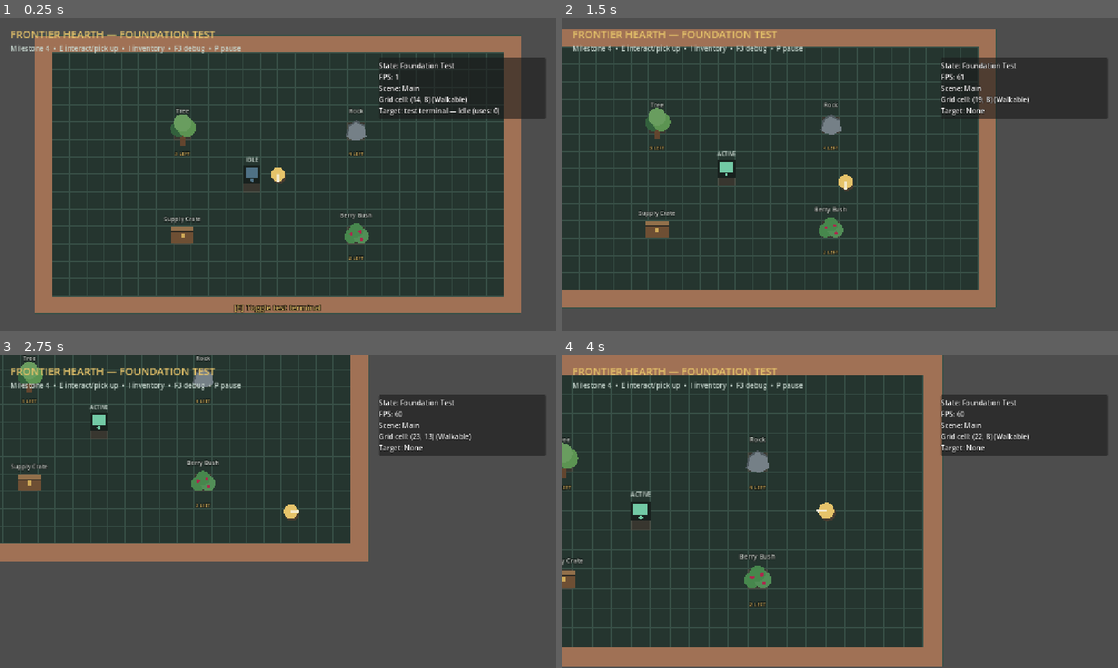
Above: before the commit, frames 1-4 (two rows, left to right).
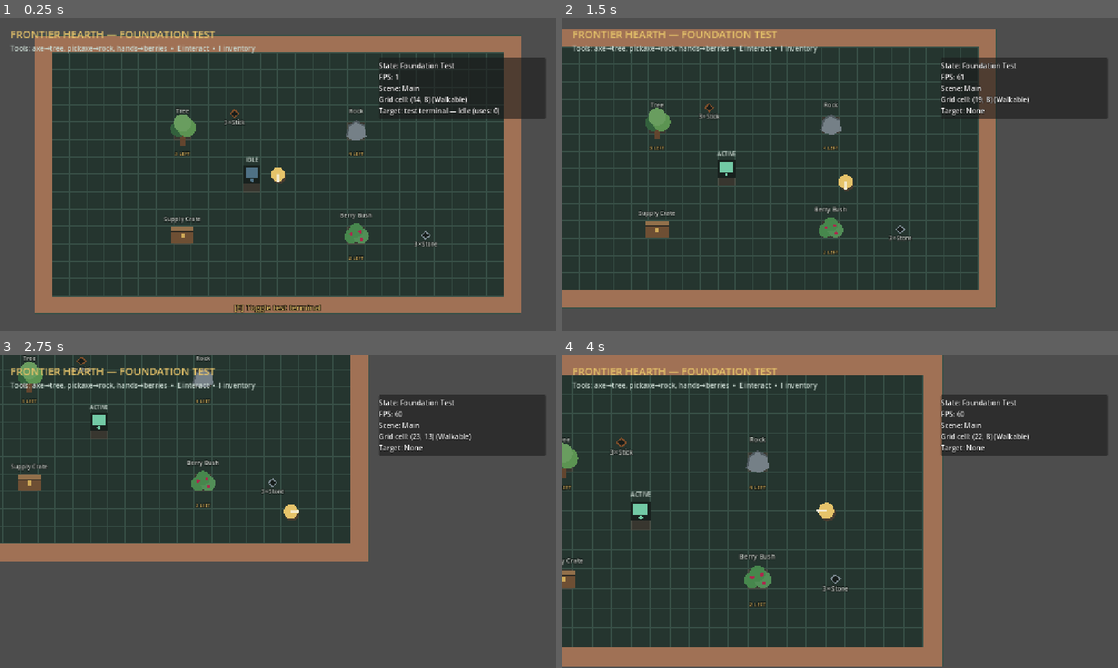
Above: after the commit, the same moments.

Repository: Chaunsy19/Top-Down-Project
Game: Godot game, scene res://scenes/main.tscn
Same seed, same stepped clock (60 frames per second), same inputs: the game is played once before the commit and once after it.
Inputs (mouse positions are in pixels of both pictures, inside the frame that each line leads up to):
- Up to frame 1 (0.25 s): no input
- Up to frame 2 (1.5 s): tap Enter at 0.5 s; move the mouse to (962, 158) at 0.52 s; hold D (move_right) 0.53-1.28 s; hold E (interact) 0.53-1.28 s; tap C (crafting) at 0.6 s; click (962, 158) at 0.67 s; move the mouse to (728, 190) at 1.27 s; hold S (move_down) from 1.28 s (still down); tap E (interact) at 1.35 s
- Up to frame 3 (2.75 s): tap C (crafting) at 1.55 s; move the mouse to (333, 442) at 2.02 s; release S (move_down) at 2.03 s; hold D (move_right) from 2.03 s (still down); hold E (interact) from 2.03 s (still down); click (333, 442) at 2.1 s
- Up to frame 4 (4 s): move the mouse to (812, 574) at 2.77 s; release D (move_right) at 2.78 s; release E (interact) at 2.78 s; hold W (move_up) 2.78-3.53 s; tap B (building) at 2.85 s; click (812, 574) at 2.92 s; tap C (crafting) at 3.05 s; move the mouse to (1006, 558) at 3.52 s; hold A (move_left) from 3.53 s (still down); hold Mouse wheel up (camera_zoom_in) from 3.53 s (still down); tap E (interact) at 3.8 s

The runs differ from the first frame. In frame 1, 0.5% of the frame differs, in the area x 2-79%, y 8-74%; in frame 2, 0.6%; in frame 3, 0.6%; in frame 4, 0.6%, in the area x 2-52%, y 8-76%.

Commit message:
Add data-driven harvesting tool requirements

Diff:
--- a/data/catalogs/item_catalog.tres
+++ b/data/catalogs/item_catalog.tres
@@ -1,11 +1,13 @@
-[gd_resource type="Resource" script_class="ItemCatalog" load_steps=6 format=3]
+[gd_resource type="Resource" script_class="ItemCatalog" load_steps=8 format=3]
 
 [ext_resource type="Script" path="res://scripts/data/items/item_catalog.gd" id="1_catalog"]
 [ext_resource type="Resource" path="res://data/items/wood.tres" id="2_wood"]
 [ext_resource type="Resource" path="res://data/items/stone.tres" id="3_stone"]
 [ext_resource type="Resource" path="res://data/items/berries.tres" id="4_berries"]
 [ext_resource type="Resource" path="res://data/items/stone_axe.tres" id="5_axe"]
+[ext_resource type="Resource" path="res://data/items/stone_pickaxe.tres" id="6_pickaxe"]
+[ext_resource type="Resource" path="res://data/items/stick.tres" id="7_stick"]
 
 [resource]
 script = ExtResource("1_catalog")
-items = Array[Resource]([ExtResource("2_wood"), ExtResource("3_stone"), ExtResource("4_berries"), ExtResource("5_axe")])
+items = Array[Resource]([ExtResource("2_wood"), ExtResource("3_stone"), ExtResource("4_berries"), ExtResource("5_axe"), ExtResource("6_pickaxe"), ExtResource("7_stick")])
--- /dev/null
+++ b/data/items/stick.tres
@@ -0,0 +1,13 @@
+[gd_resource type="Resource" script_class="ItemDefinition" load_steps=2 format=3]
+
+[ext_resource type="Script" path="res://scripts/data/items/item_definition.gd" id="1_item"]
+
+[resource]
+script = ExtResource("1_item")
+item_id = &"stick"
+display_name = "Stick"
+description = "A fallen branch suitable for basic handles and kindling."
+categories = Array[StringName]([&"material", &"crafting"])
+stack_limit = 50
+weight = 0.2
+world_color = Color(0.49, 0.3, 0.16, 1)
--- a/data/items/stone_axe.tres
+++ b/data/items/stone_axe.tres
@@ -1,6 +1,14 @@
-[gd_resource type="Resource" script_class="ItemDefinition" load_steps=2 format=3]
+[gd_resource type="Resource" script_class="ItemDefinition" load_steps=3 format=3]
 
 [ext_resource type="Script" path="res://scripts/data/items/item_definition.gd" id="1_item"]
+[ext_resource type="Script" path="res://scripts/data/items/tool_profile.gd" id="2_tool"]
+
+[sub_resource type="Resource" id="ToolProfile_axe"]
+script = ExtResource("2_tool")
+capability_tags = Array[StringName]([&"axe"])
+tier = 1
+work_speed_multiplier = 1.0
+maximum_durability = 80
 
 [resource]
 script = ExtResource("1_item")
@@ -11,3 +19,4 @@
 stack_limit = 1
 weight = 2.5
 world_color = Color(0.67, 0.72, 0.68, 1)
+tool_profile = SubResource("ToolProfile_axe")
--- /dev/null
+++ b/data/items/stone_pickaxe.tres
@@ -0,0 +1,22 @@
+[gd_resource type="Resource" script_class="ItemDefinition" load_steps=3 format=3]
+
+[ext_resource type="Script" path="res://scripts/data/items/item_definition.gd" id="1_item"]
+[ext_resource type="Script" path="res://scripts/data/items/tool_profile.gd" id="2_tool"]
+
+[sub_resource type="Resource" id="ToolProfile_pickaxe"]
+script = ExtResource("2_tool")
+capability_tags = Array[StringName]([&"pickaxe"])
+tier = 1
+work_speed_multiplier = 1.0
+maximum_durability = 90
+
+[resource]
+script = ExtResource("1_item")
+item_id = &"stone_pickaxe"
+display_name = "Stone Pickaxe"
+description = "A basic mining pick. Equipping and durability are introduced in Milestone 5."
+categories = Array[StringName]([&"tool"])
+stack_limit = 1
+weight = 2.8
+world_color = Color(0.58, 0.65, 0.65, 1)
+tool_profile = SubResource("ToolProfile_pickaxe")
--- a/data/resource_nodes/rock.tres
+++ b/data/resource_nodes/rock.tres
@@ -18,6 +18,8 @@
 harvest_time_seconds = 1.75
 skill_id = &"mining"
 required_skill_level = 1
+required_tool_tags = Array[StringName]([&"pickaxe"])
+minimum_tool_tier = 1
 experience_reward = 7
 max_harvests = 4
 yields = Array[ExtResource("2_yield")]([SubResource("Yield_stone")])
--- a/data/resource_nodes/tree.tres
+++ b/data/resource_nodes/tree.tres
@@ -18,6 +18,8 @@
 harvest_time_seconds = 1.25
 skill_id = &"forestry"
 required_skill_level = 0
+required_tool_tags = Array[StringName]([&"axe"])
+minimum_tool_tier = 1
 experience_reward = 5
 max_harvests = 3
 yields = Array[ExtResource("2_yield")]([SubResource("Yield_wood")])
--- a/scenes/test/foundation_test.tscn
+++ b/scenes/test/foundation_test.tscn
@@ -8,6 +8,9 @@
 [ext_resource type="Resource" path="res://data/resource_nodes/rock.tres" id="6_rock"]
 [ext_resource type="Resource" path="res://data/resource_nodes/berry_bush.tres" id="7_bush"]
 [ext_resource type="PackedScene" path="res://scenes/world/inventory_container.tscn" id="8_container"]
+[ext_resource type="PackedScene" path="res://scenes/world/world_item_drop.tscn" id="9_drop"]
+[ext_resource type="Resource" path="res://data/items/stick.tres" id="10_stick"]
+[ext_resource type="Resource" path="res://data/items/stone.tres" id="11_stone"]
 
 [sub_resource type="RectangleShape2D" id="RectangleShape2D_horizontal"]
 size = Vector2(896, 32)
@@ -58,3 +61,13 @@
 
 [node name="SupplyCrate" parent="." instance=ExtResource("8_container")]
 position = Vector2(272, 368)
+
+[node name="LooseSticks" parent="." instance=ExtResource("9_drop")]
+position = Vector2(368, 144)
+starting_item_definition = ExtResource("10_stick")
+starting_quantity = 3
+
+[node name="LooseStones" parent="." instance=ExtResource("9_drop")]
+position = Vector2(720, 368)
+starting_item_definition = ExtResource("11_stone")
+starting_quantity = 3
--- a/scenes/world/inventory_container.tscn
+++ b/scenes/world/inventory_container.tscn
@@ -7,6 +7,7 @@
 [ext_resource type="Resource" path="res://data/items/stone.tres" id="5_stone"]
 [ext_resource type="Resource" path="res://data/items/berries.tres" id="6_berries"]
 [ext_resource type="Resource" path="res://data/items/stone_axe.tres" id="7_axe"]
+[ext_resource type="Resource" path="res://data/items/stone_pickaxe.tres" id="8_pickaxe"]
 
 [sub_resource type="RectangleShape2D" id="RectangleShape2D_container"]
 size = Vector2(42, 30)
@@ -31,6 +32,11 @@
 item_definition = ExtResource("7_axe")
 quantity = 1
 
+[sub_resource type="Resource" id="Stack_pickaxe"]
+script = ExtResource("3_stack")
+item_definition = ExtResource("8_pickaxe")
+quantity = 1
+
 [node name="SupplyCrate" type="Area2D"]
 collision_layer = 2
 collision_mask = 0
@@ -50,7 +56,7 @@
 script = ExtResource("2_inventory")
 slot_count = 12
 maximum_weight = 120.0
-starting_stacks = Array[Resource]([SubResource("Stack_wood"), SubResource("Stack_stone"), SubResource("Stack_berries"), SubResource("Stack_axe")])
+starting_stacks = Array[Resource]([SubResource("Stack_wood"), SubResource("Stack_stone"), SubResource("Stack_berries"), SubResource("Stack_axe"), SubResource("Stack_pickaxe")])
 
 [node name="TitleLabel" type="Label" parent="."]
 unique_name_in_owner = true
--- a/scripts/data/items/item_definition.gd
+++ b/scripts/data/items/item_definition.gd
@@ -9,6 +9,7 @@
 @export_range(0.0, 1000.0, 0.01) var weight := 0.1
 @export var world_color := Color.WHITE
 @export var icon: Texture2D
+@export var tool_profile: Resource
 
 
 func has_category(category_id: StringName) -> bool:
@@ -25,4 +26,8 @@
 		errors.append("Item '%s' has no categories." % item_id)
 	if stack_limit < 1:
 		errors.append("Item '%s' has an invalid stack_limit." % item_id)
+	if has_category(&"tool") and tool_profile == null:
+		errors.append("Tool item '%s' is missing a tool profile." % item_id)
+	if tool_profile != null:
+		errors.append_array(tool_profile.validate(item_id))
 	return errors
--- /dev/null
+++ b/scripts/data/items/tool_profile.gd
@@ -0,0 +1,29 @@
+class_name ToolProfile
+extends Resource
+
+@export var capability_tags: Array[StringName] = []
+@export_range(1, 100, 1) var tier := 1
+@export_range(0.1, 20.0, 0.05) var work_speed_multiplier := 1.0
+@export_range(1, 100000, 1) var maximum_durability := 100
+
+
+func satisfies(required_tags: Array[StringName], minimum_tier: int) -> bool:
+	if tier < minimum_tier:
+		return false
+	for required_tag in required_tags:
+		if required_tag not in capability_tags:
+			return false
+	return true
+
+
+func validate(owner_id: StringName) -> PackedStringArray:
+	var errors := PackedStringArray()
+	if capability_tags.is_empty():
+		errors.append("Tool '%s' has no capability tags." % owner_id)
+	if tier < 1:
+		errors.append("Tool '%s' has an invalid tier." % owner_id)
+	if work_speed_multiplier <= 0.0:
+		errors.append("Tool '%s' has an invalid work speed multiplier." % owner_id)
+	if maximum_durability < 1:
+		errors.append("Tool '%s' has invalid maximum durability." % owner_id)
+	return errors
--- a/scripts/data/resource_nodes/resource_node_definition.gd
+++ b/scripts/data/resource_nodes/resource_node_definition.gd
@@ -18,6 +18,8 @@
 @export_range(0.05, 120.0, 0.05) var harvest_time_seconds := 1.0
 @export var skill_id: StringName
 @export_range(0, 100, 1) var required_skill_level := 0
+@export var required_tool_tags: Array[StringName] = []
+@export_range(1, 100, 1) var minimum_tool_tier := 1
 @export_range(0, 10000, 1) var experience_reward := 0
 @export_range(1, 1000, 1) var max_harvests := 1
 @export var yields: Array[HarvestYieldScript] = []
@@ -42,6 +44,8 @@
 		errors.append("Resource node '%s' is missing display_name." % node_id)
 	if yields.is_empty():
 		errors.append("Resource node '%s' has no harvest yields." % node_id)
+	if required_tool_tags.is_empty() and minimum_tool_tier > 1:
+		errors.append("Resource node '%s' sets a tool tier without requiring a tool tag." % node_id)
 	for harvest_yield in yields:
 		if harvest_yield == null:
 			errors.append("Resource node '%s' has an empty yield entry." % node_id)
--- a/scripts/inventory/inventory_component.gd
+++ b/scripts/inventory/inventory_component.gd
@@ -194,5 +194,17 @@
 	return -1
 
 
+func find_compatible_tool(required_tags: Array[StringName], minimum_tier := 1) -> Resource:
+	if required_tags.is_empty():
+		return null
+	for stack in _slots:
+		if stack == null or stack.item_definition == null:
+			continue
+		var tool_profile: Resource = stack.item_definition.tool_profile
+		if tool_profile != null and tool_profile.satisfies(required_tags, minimum_tier):
+			return stack.item_definition
+	return null
+
+
 func is_valid_slot(index: int) -> bool:
 	return index >= 0 and index < _slots.size()
--- a/scripts/world/resource_node.gd
+++ b/scripts/world/resource_node.gd
@@ -19,6 +19,7 @@
 var harvest_progress := 0.0
 var recovery_remaining := 0.0
 var _harvesting_actor: Node2D
+var _active_tool_definition: Resource
 var _random := RandomNumberGenerator.new()
 
 @onready var name_label: Label = %NameLabel
@@ -49,6 +50,7 @@
 		and not is_depleted()
 		and not is_harvesting()
 		and get_actor_skill_level(actor) >= definition.required_skill_level
+		and has_required_tool(actor)
 	)
 
 
@@ -59,6 +61,9 @@
 		return "Harvesting %s (%d%%)" % [display_name, roundi(get_harvest_ratio() * 100.0)]
 	if is_depleted():
 		return "%s depleted" % display_name
+	var player := get_tree().get_first_node_in_group("player") as Node2D
+	if not definition.required_tool_tags.is_empty() and not has_required_tool(player):
+		return "Requires %s" % _get_tool_requirement_name()
 	return "%s %s" % [interaction_verb, display_name]
 
 
@@ -71,10 +76,12 @@
 		if recovery_remaining > 0.0:
 			return "Depleted | recovers in %.1fs" % recovery_remaining
 		return "Depleted"
-	return "Ready | %d harvests | %s %d+" % [
+	var tool_text := "Hands" if definition.required_tool_tags.is_empty() else _get_tool_requirement_name()
+	return "Ready | %d harvests | %s %d+ | %s" % [
 		remaining_harvests,
 		String(definition.skill_id).capitalize(),
 		definition.required_skill_level,
+		tool_text,
 	]
 
 
@@ -87,9 +94,10 @@
 
 
 func get_harvest_ratio() -> float:
-	if definition == null or definition.harvest_time_seconds <= 0.0:
+	var effective_time := get_effective_harvest_time()
+	if definition == null or effective_time <= 0.0:
 		return 0.0
-	return clampf(harvest_progress / definition.harvest_time_seconds, 0.0, 1.0)
+	return clampf(harvest_progress / effective_time, 0.0, 1.0)
 
 
 func get_actor_skill_level(actor: Node2D) -> int:
@@ -99,6 +107,33 @@
 	return skills.get_skill_level(definition.skill_id) if skills else 0
 
 
+func has_required_tool(actor: Node2D) -> bool:
+	if definition == null or definition.required_tool_tags.is_empty():
+		return true
+	return find_compatible_tool(actor) != null
+
+
+func find_compatible_tool(actor: Node2D) -> Resource:
+	if not is_instance_valid(actor) or definition == null:
+		return null
+	var inventory := actor.get_node_or_null("Inventory")
+	if inventory == null:
+		return null
+	return inventory.find_compatible_tool(definition.required_tool_tags, definition.minimum_tool_tier)
+
+
+func get_effective_harvest_time(actor: Node2D = null) -> float:
+	if definition == null:
+		return 0.0
+	var tool_definition := _active_tool_definition
+	if tool_definition == null and is_instance_valid(actor):
+		tool_definition = find_compatible_tool(actor)
+	var speed_multiplier := 1.0
+	if tool_definition != null and tool_definition.tool_profile != null:
+		speed_multiplier = tool_definition.tool_profile.work_speed_multiplier
+	return definition.harvest_time_seconds / maxf(speed_multiplier, 0.01)
+
+
 func advance_simulation(delta: float) -> void:
 	if definition == null:
 		return
@@ -107,7 +142,7 @@
 			cancel_harvest()
 			return
 		harvest_progress += delta
-		if harvest_progress >= definition.harvest_time_seconds:
+		if harvest_progress >= get_effective_harvest_time():
 			_complete_harvest()
 		else:
 			_update_presentation()
@@ -124,6 +159,7 @@
 		return
 	var previous_actor := _harvesting_actor
 	_harvesting_actor = null
+	_active_tool_definition = null
 	harvest_progress = 0.0
 	harvest_cancelled.emit(previous_actor)
 	_update_presentation()
@@ -131,6 +167,7 @@
 
 func _perform_interaction(actor: Node2D) -> void:
 	_harvesting_actor = actor
+	_active_tool_definition = find_compatible_tool(actor)
 	harvest_progress = 0.0
 	harvest_started.emit(actor)
 	_update_presentation()
@@ -139,6 +176,7 @@
 func _complete_harvest() -> void:
 	var actor := _harvesting_actor
 	_harvesting_actor = null
+	_active_tool_definition = null
 	harvest_progress = 0.0
 	remaining_harvests = maxi(remaining_harvests - 1, 0)
 	var drops := _spawn_yields()
@@ -239,3 +277,10 @@
 	if is_harvesting():
 		draw_rect(Rect2(-20.0, 28.0, 40.0, 5.0), Color("#16201c"))
 		draw_rect(Rect2(-19.0, 29.0, 38.0 * get_harvest_ratio(), 3.0), Color("#e6c36a"))
+
+
+func _get_tool_requirement_name() -> String:
+	var names: PackedStringArray = []
+	for required_tag in definition.required_tool_tags:
+		names.append(String(required_tag).replace("_", " ").capitalize())
+	return " + ".join(names)
--- a/scripts/world/world_item_drop.gd
+++ b/scripts/world/world_item_drop.gd
@@ -2,6 +2,9 @@
 extends "res://scripts/interaction/interactable.gd"
 
 const ItemStackScript = preload("res://scripts/data/items/item_stack.gd")
+
+@export var starting_item_definition: Resource
+@export_range(1, 9999, 1) var starting_quantity := 1
 
 var item_stack: ItemStackScript
 
@@ -12,6 +15,8 @@
 	display_name = "item"
 	interaction_verb = "Pick up"
 	super()
+	if item_stack == null and starting_item_definition != null:
+		configure(starting_item_definition, starting_quantity)
 	add_to_group("world_item_drop")
 	_update_presentation()
 
--- a/tests/milestone_3_test.gd
+++ b/tests/milestone_3_test.gd
@@ -28,12 +28,16 @@
 	var player := world.get_node_or_null("Player") as CharacterBody2D if world else null
 	var interactor := world.get_node_or_null("Player/InteractionRange") as PlayerInteractorScript if world else null
 	var skills := world.get_node_or_null("Player/Skills") as SkillTrackerScript if world else null
+	var inventory := world.get_node_or_null("Player/Inventory") if world else null
 	var tree := world.get_node_or_null("Tree") as ResourceNodeScript if world else null
 	var rock := world.get_node_or_null("Rock") as ResourceNodeScript if world else null
 	var bush := world.get_node_or_null("BerryBush") as ResourceNodeScript if world else null
-	if world == null or player == null or interactor == null or skills == null or tree == null or rock == null or bush == null:
+	if world == null or player == null or interactor == null or skills == null or inventory == null or tree == null or rock == null or bush == null:
 		finish_with_failure("Milestone 3 world nodes are incomplete.")
 		return
+	var registry := root.get_node("ContentRegistry")
+	inventory.add_item(registry.get_item(&"stone_axe"), 1)
+	inventory.add_item(registry.get_item(&"stone_pickaxe"), 1)
 
 	test_skill_requirement(player, skills, rock)
 	await test_timed_harvest(player, skills, interactor, tree)
@@ -58,8 +62,8 @@
 	for node_id in [&"tree", &"rock", &"berry_bush"]:
 		if registry.get_resource_node(node_id) == null:
 			_failures.append("Resource-node catalog is missing '%s'." % node_id)
-	if registry.get_items_in_category(&"material").size() != 2:
-		_failures.append("Material category query should return wood and stone.")
+	if registry.get_items_in_category(&"material").size() != 3:
+		_failures.append("Material category query should return wood, stone, and sticks.")
 	if registry.get_items_in_category(&"food").size() != 1:
 		_failures.append("Food category query should return berries.")
 
@@ -98,11 +102,12 @@
 	if not tree.is_harvesting():
 		_failures.append("Tree did not enter its timed harvesting state.")
 		return
-	tree.advance_simulation(tree.definition.harvest_time_seconds * 0.5)
+	var effective_harvest_time := tree.get_effective_harvest_time(player)
+	tree.advance_simulation(effective_harvest_time * 0.5)
 	if tree.remaining_harvests != initial_harvests or not tree.is_harvesting():
 		_failures.append("Tree harvest completed before its configured duration.")
 		return
-	tree.advance_simulation(tree.definition.harvest_time_seconds * 0.5 + 0.01)
+	tree.advance_simulation(effective_harvest_time * 0.5 + 0.01)
 	if tree.remaining_harvests != initial_harvests - 1:
 		_failures.append("Tree did not consume one harvest after its duration.")
 	if skills.get_experience(&"forestry") != tree.definition.experience_reward:
--- a/tests/smoke_test.gd
+++ b/tests/smoke_test.gd
@@ -30,6 +30,7 @@
 	"res://scripts/data/items/item_definition.gd",
 	"res://scripts/data/items/item_catalog.gd",
 	"res://scripts/data/items/item_stack.gd",
+	"res://scripts/data/items/tool_profile.gd",
 	"res://scripts/data/resource_nodes/resource_node_definition.gd",
 	"res://scripts/player/skill_tracker.gd",
 	"res://scripts/world/resource_node.gd",
--- /dev/null
+++ b/tests/tool_requirement_test.gd
@@ -0,0 +1,80 @@
+extends SceneTree
+
+const ResourceNodeScript = preload("res://scripts/world/resource_node.gd")
+const InventoryComponentScript = preload("res://scripts/inventory/inventory_component.gd")
+
+var _failures: Array[String] = []
+
+
+func _initialize() -> void:
+	call_deferred("run_tests")
+
+
+func run_tests() -> void:
+	var registry := root.get_node_or_null("ContentRegistry")
+	var main := (load("res://scenes/main.tscn") as PackedScene).instantiate()
+	root.add_child(main)
+	await physics_frame
+	await physics_frame
+
+	var world := main.get_node("FoundationTest")
+	var player := world.get_node("Player") as CharacterBody2D
+	var inventory := player.get_node("Inventory") as InventoryComponentScript
+	var tree := world.get_node("Tree") as ResourceNodeScript
+	var rock := world.get_node("Rock") as ResourceNodeScript
+	var bush := world.get_node("BerryBush") as ResourceNodeScript
+
+	if tree.has_required_tool(player):
+		_failures.append("Tree was harvestable without an axe.")
+	if rock.has_required_tool(player):
+		_failures.append("Rock was harvestable without a pickaxe.")
+	if not bush.has_required_tool(player) or not bush.can_interact(player):
+		_failures.append("Berry bush incorrectly requires a tool.")
+
+	var axe: Resource = registry.get_item(&"stone_axe")
+	var pickaxe: Resource = registry.get_item(&"stone_pickaxe")
+	var axe_tags: Array[StringName] = [&"axe"]
+	var pickaxe_tags: Array[StringName] = [&"pickaxe"]
+	if axe.tool_profile == null or not axe.tool_profile.satisfies(axe_tags, 1):
+		_failures.append("Stone axe is missing its axe capability profile.")
+	if pickaxe.tool_profile == null or not pickaxe.tool_profile.satisfies(pickaxe_tags, 1):
+		_failures.append("Stone pickaxe is missing its pickaxe capability profile.")
+	if axe.tool_profile.maximum_durability <= 0 or pickaxe.tool_profile.maximum_durability <= 0:
+		_failures.append("Tier-one tools are missing future durability capacity.")
+
+	inventory.add_item(axe, 1)
+	if not tree.has_required_tool(player) or not tree.can_interact(player):
+		_failures.append("A carried axe did not satisfy the tree requirement.")
+	if rock.has_required_tool(player):
+		_failures.append("An axe incorrectly satisfied the rock's pickaxe requirement.")
+	inventory.add_item(pickaxe, 1)
+	if not rock.has_required_tool(player) or not rock.can_interact(player):
+		_failures.append("A carried pickaxe did not satisfy the rock requirement.")
+
+	if tree.definition.required_tool_tags != axe_tags:
+		_failures.append("Tree data does not explicitly require the axe tag.")
+	if rock.definition.required_tool_tags != pickaxe_tags:
+		_failures.append("Rock data does not explicitly require the pickaxe tag.")
+	if not bush.definition.required_tool_tags.is_empty():
+		_failures.append("Berry bush data should have no required tool tags.")
+
+	var loose_sticks := world.get_node("LooseSticks")
+	var loose_stones := world.get_node("LooseStones")
+	if loose_sticks.item_stack.item_definition.item_id != &"stick":
+		_failures.append("Loose starter sticks are missing from the world.")
+	if loose_stones.item_stack.item_definition.item_id != &"stone":
+		_failures.append("Loose starter stones are missing from the world.")
+
+	main.queue_free()
+	await process_frame
+	finish()
+
+
+func finish() -> void:
+	if _failures.is_empty():
+		print("TOOL REQUIREMENT TEST PASSED: capability tags, tiers, node requirements, and loose starter resources are valid.")
+		quit(0)
+	else:
+		for failure in _failures:
+			push_error(failure)
+		quit(1)
--- a/ui/debug/debug_overlay.tscn
+++ b/ui/debug/debug_overlay.tscn
@@ -20,7 +20,7 @@
 offset_right = 700.0
 offset_bottom = 88.0
 theme_override_colors/font_color = Color(0.78, 0.84, 0.81, 1)
-text = "Milestone 4  •  E interact/pick up  •  I inventory  •  F3 debug  •  P pause"
+text = "Tools: axe→tree, pickaxe→rock, hands→berries  •  E interact  •  I inventory"
 
 [node name="Panel" type="PanelContainer" parent="."]
 unique_name_in_owner = true
Not shown: 1 places in scenes/test/foundation_test.tscn that only renumber resources
Not shown: 1 places in scenes/world/inventory_container.tscn that only renumber resources
Not shown, added: scripts/data/items/tool_profile.gd.uid
Not shown, added: tests/tool_requirement_test.gd.uid
Not shown, changed: CHANGELOG.md
